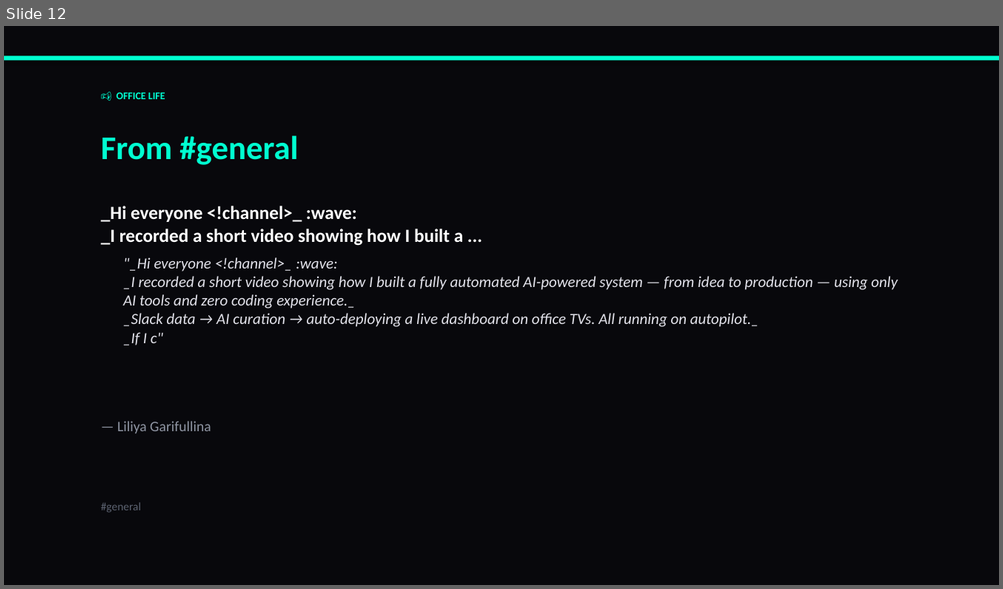
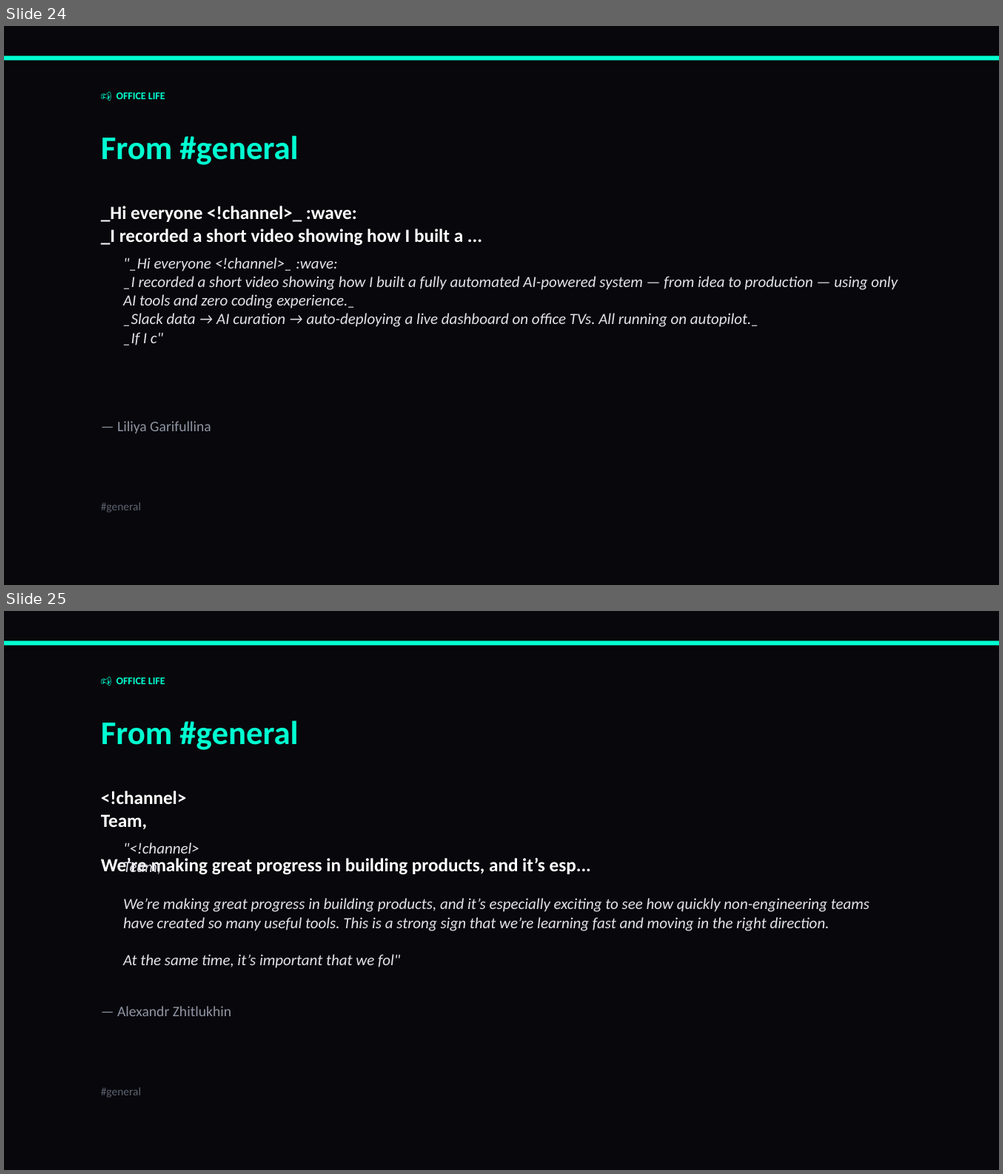
Before and after one commit to liliyagarifullina-maker/appodeal-pulse, a slide deck: data/archive/pulse_2026-03-13.pptx. Shown one above the other, each under a label of ours: slide 12 before the commit, slides 24 and 25 after it. The pictures are 1003x589 and 1003x1174 pixels, drawn with LibreOffice and Linux fonts; fonts in the diff are those of the drawing. Boxes give left, top, right and bottom in pixels: in the first picture for what was removed or moved away, otherwise in the second. Text is boxed around its words. In the diff, an @@ line names an element or a change of style, - is before the commit and + after.

```diff
--- a/data/archive/pulse_2026-03-13.pptx
+++ b/data/archive/pulse_2026-03-13.pptx
@@ slide 25 added at (4,611,999,1170), background #08080C @@
@@ rectangle added at (4,641,999,645), fill #00FFD1 @@
@@ text added at (116,678,165,684), 10 pt, text #00FFD1, bold @@
+📢 OFFICE LIFE
@@ text added at (101,721,298,750), 32 pt, text #00FFD1, bold @@
+From #general
@@ text added at (101,791,486,912), 18 pt, text #FFFFFF, bold @@
+<!channel>
+Team,
+We’re making great progress in building products, and it’s esp...
@@ text added at (101,843,869,968), 15 pt, text #E2E2EA, italic @@
+"<!channel>
+Team,
+We’re making great progress in building products, and it’s especially exciting to see how quickly non-engineering teams have created so many useful tools. This is a strong sign that we’re learning fast and moving in the right direction.
+At the same time, it’s important that we fol"
@@ text added at (117,1006,231,1017), 14 pt, text #8F95A3 @@
+— Alexandr Zhitlukhin
@@ text added at (101,1088,141,1098), 11 pt, text #5C6270 @@
+#general
@@ what was slide 12 is now slide 24 @@
```
Also in this commit, not shown: 13 other slides added, 1 slide removed, 2 other files.
